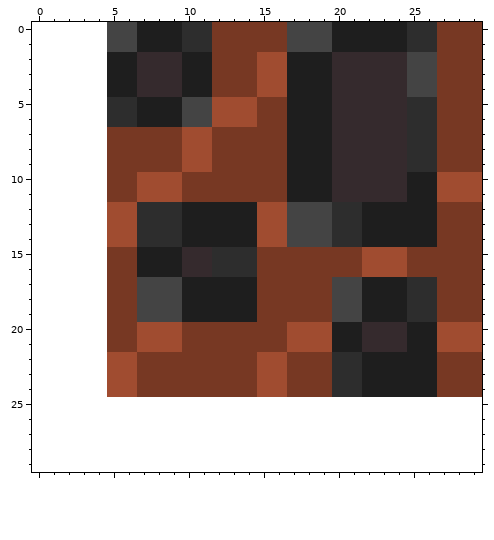
Two versions of one pixel-art sprite, sprites/coal.png. Above is the file before it was changed.
The file is 25x25 pixels. Colours within 5 levels of each other are drawn and written as one. The old version is drawn lined up with the new one, on the new canvas.
New version:
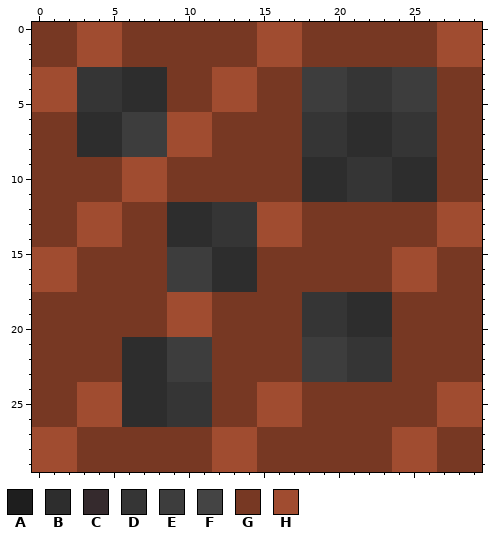
Palette (. is transparent): A #1e1e1e  B #2d2d2d  C #352a2d  D #353535  E #3d3d3d  F #444444  G #773823  H #a04c30
The exact change:
canvas 25x25 -> 30x30, the old top-left corner now at 5,0
@@ x 0..29 @@
- 0 .....FFAAABBGGGGGFFFAAAAABBGGG
- 1 .....FFAAABBGGGGGFFFAAAAABBGGG
- 2 .....AACCCAAGGGHHAAACCCCCFFGGG
- 3 .....AACCCAAGGGHHAAACCCCCFFGGG
- 4 .....AACCCAAGGGHHAAACCCCCFFGGG
- 5 .....BBAAAFFHHHGGAAACCCCCBBGGG
- 6 .....BBAAAFFHHHGGAAACCCCCBBGGG
- 7 .....GGGGGHHGGGGGAAACCCCCBBGGG
- 8 .....GGGGGHHGGGGGAAACCCCCBBGGG
- 9 .....GGGGGHHGGGGGAAACCCCCBBGGG
-10 .....GGHHHGGGGGGGAAACCCCCAAHHH
-11 .....GGHHHGGGGGGGAAACCCCCAAHHH
-12 .....HHBBBAAAAAHHFFFBBAAAAAGGG
-13 .....HHBBBAAAAAHHFFFBBAAAAAGGG
-14 .....HHBBBAAAAAHHFFFBBAAAAAGGG
-15 .....GGAAACCBBBGGGGGGGHHHGGGGG
-16 .....GGAAACCBBBGGGGGGGHHHGGGGG
-17 .....GGFFFAAAAAGGGGGFFAAABBGGG
-18 .....GGFFFAAAAAGGGGGFFAAABBGGG
-19 .....GGFFFAAAAAGGGGGFFAAABBGGG
-20 .....GGHHHGGGGGGGHHHAACCCAAHHH
-21 .....GGHHHGGGGGGGHHHAACCCAAHHH
-22 .....HHGGGGGGGGHHGGGBBAAAAAGGG
-23 .....HHGGGGGGGGHHGGGBBAAAAAGGG
-24 .....HHGGGGGGGGHHGGGBBAAAAAGGG
-25 ..............................
-26 ..............................
-27 ..............................
-28 ..............................
-29 ..............................
+ 0 GGGHHHGGGGGGGGGHHHGGGGGGGGGHHH
+ 1 GGGHHHGGGGGGGGGHHHGGGGGGGGGHHH
+ 2 GGGHHHGGGGGGGGGHHHGGGGGGGGGHHH
+ 3 HHHDDDBBBGGGHHHGGGEEEDDDEEEGGG
+ 4 HHHDDDBBBGGGHHHGGGEEEDDDEEEGGG
+ 5 HHHDDDBBBGGGHHHGGGEEEDDDEEEGGG
+ 6 GGGBBBEEEHHHGGGGGGDDDBBBDDDGGG
+ 7 GGGBBBEEEHHHGGGGGGDDDBBBDDDGGG
+ 8 GGGBBBEEEHHHGGGGGGDDDBBBDDDGGG
+ 9 GGGGGGHHHGGGGGGGGGBBBDDDBBBGGG
+10 GGGGGGHHHGGGGGGGGGBBBDDDBBBGGG
+11 GGGGGGHHHGGGGGGGGGBBBDDDBBBGGG
+12 GGGHHHGGGBBBDDDHHHGGGGGGGGGHHH
+13 GGGHHHGGGBBBDDDHHHGGGGGGGGGHHH
+14 GGGHHHGGGBBBDDDHHHGGGGGGGGGHHH
+15 HHHGGGGGGEEEBBBGGGGGGGGGHHHGGG
+16 HHHGGGGGGEEEBBBGGGGGGGGGHHHGGG
+17 HHHGGGGGGEEEBBBGGGGGGGGGHHHGGG
+18 GGGGGGGGGHHHGGGGGGDDDBBBGGGGGG
+19 GGGGGGGGGHHHGGGGGGDDDBBBGGGGGG
+20 GGGGGGGGGHHHGGGGGGDDDBBBGGGGGG
+21 GGGGGGBBBEEEGGGGGGEEEDDDGGGGGG
+22 GGGGGGBBBEEEGGGGGGEEEDDDGGGGGG
+23 GGGGGGBBBEEEGGGGGGEEEDDDGGGGGG
+24 GGGHHHBBBDDDGGGHHHGGGGGGGGGHHH
+25 GGGHHHBBBDDDGGGHHHGGGGGGGGGHHH
+26 GGGHHHBBBDDDGGGHHHGGGGGGGGGHHH
+27 HHHGGGGGGGGGHHHGGGGGGGGGHHHGGG
+28 HHHGGGGGGGGGHHHGGGGGGGGGHHHGGG
+29 HHHGGGGGGGGGHHHGGGGGGGGGHHHGGG
Pixel boxes of the changes (left, top, right, bottom) in both pictures:
changed: (32, 22, 482, 472)
